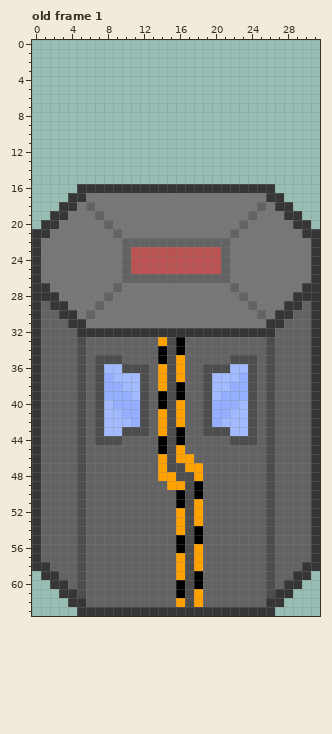
One commit to this pixel-art file: assets/levels/drop_pods_enter.ase. The picture above is the old version.
32x64 pixels, 1 frame. Shown: old frame 1. The commit also changed other frames, which this record leaves out.
The result:
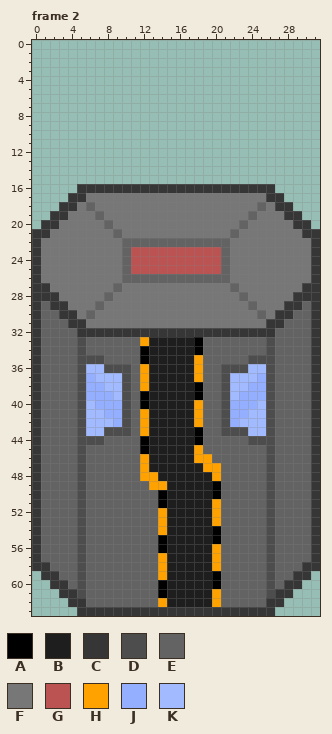
Palette (. is transparent): A #000000  B #1e1e1e  C #363636  D #4d4d4d  E #636363  F #777777  G #bc5353  H #ffa200  J #94afff  K #a2baff
A new or re-ordered frame is compared with the old frame closest to it.
Changes in this commit:
frames 1 -> 5
Frame 2 is new; against old frame 1:
y 33: x 12..18 EEHDAEE -> HBBBBBA
y 34: x 12..18 EEADAEE -> ABBBBBA
y 35: x 6 E -> D; x 8..9 DD -> EE; x 12..18 EEADHEE -> ABBBBBH; x 22..23 DD -> EE; x 25 E -> D
y 36: x 6..9 EDKK -> KKDD; x 11..20 DDEHDHEEDD -> EHBBBBBHEE; x 22..25 KKDE -> DDKK
y 37: x 6..8 EDJ -> JKK; x 10..21 KKDEHDHEEDKK -> DEHBBBBBHEED; x 23..25 JDE -> KKJ
y 38: x 6..25 EDJJKKDEHDAEEDKKJJDE -> JJKKDEHBBBBBAEEDKKJJ
y 39: x 6..7 ED -> JJ; x 9..22 JJKDEADAEEDKJJ -> KDEABBBBBAEEDK; x 24..25 DE -> JJ
y 40: x 6..8 EDK -> KJJ; x 10..21 JJDEADHEEDJJ -> DEABBBBBHEED; x 23..25 KDE -> JJK
y 41: x 6..25 EDKKJJDEHDHEEDJJKKDE -> KKJJDEHBBBBBHEEDJJKK
y 42: x 6..7 ED -> KK; x 9..22 KKJDEHDHEEDJKK -> JDEHBBBBBHEEDJ; x 24..25 DE -> KK
y 43: x 6..9 EDKK -> KKDD; x 11..20 DDEHDAEEDD -> EHBBBBBAEE; x 22..25 KKDE -> DDKK
y 44: x 6 E -> D; x 8..9 DD -> EE; x 12..18 EEADAEE -> ABBBBBA; x 22..23 DD -> EE; x 25 E -> D
y 45: x 12..18 EEADHEE -> ABBBBBH
y 46: x 12..19 EEHDHHEE -> HBBBBBHH
y 47: x 12..20 EEHDDHHEE -> HBBBBBBHH
y 48: x 12..20 EEHHDDHEE -> HHBBBBBBH
y 49: x 13..20 EEHHDAEE -> HHBBBBBA
y 50: x 14..20 EEADAEE -> ABBBBBA
y 51: x 14..20 EEADHEE -> ABBBBBH
y 52..53: x 14..20 EEHDHEE -> HBBBBBH
y 54: x 14..20 EEHDAEE -> HBBBBBA
y 55: x 14..20 EEADAEE -> ABBBBBA
y 56: x 14..20 EEADHEE -> ABBBBBH
y 57..58: x 14..20 EEHDHEE -> HBBBBBH
y 59: x 14..20 EEHDAEE -> HBBBBBA
y 60: x 14..20 EEADAEE -> ABBBBBA
y 61: x 14..20 EEADHEE -> ABBBBBH
y 62: x 14..20 EEHDHEE -> HBBBBBH
Changed places in both pictures, as pixel boxes (x1, y1, x2, y2):
changed: (86, 337, 266, 607)
